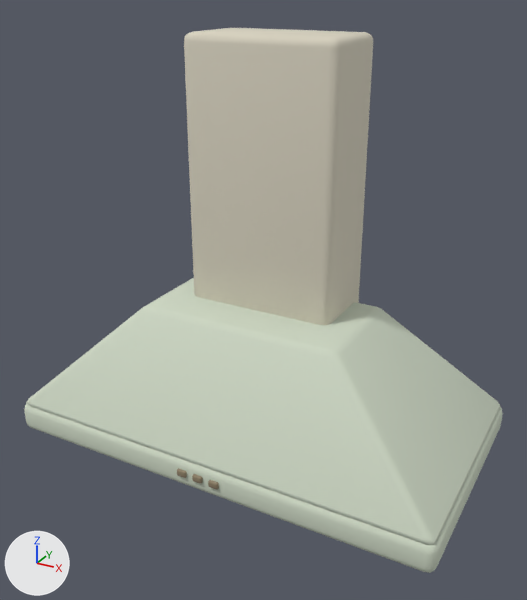
What one commit did to the Blender file assets-source/blender/chimney-hood.blend.
Before and after are seen from a 50 mm lens placed at (0.642, -1.16, 0.885), pointed at (0.02, -0.029, 0.32). Every picture has the same lights, and +X, +Y and +Z are marked at lower left. The first picture is the older version.

Objects in the first picture: 'chimney_flue', 'hood_lower_lip', 'tapered_chimney_canopy' and 3 more.
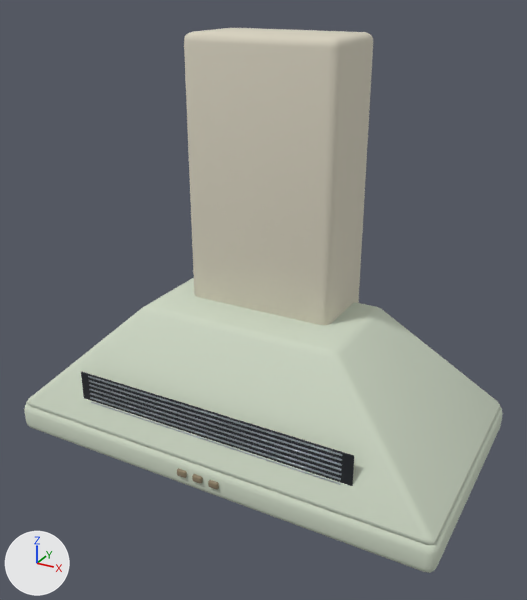
Location of each change, [x1, y1, x2, y2] in pixels of the pictures (527 x 600 px):
'Inset ventilation panel', added: after [81, 371, 354, 486]
'Individual louver.006', added: after [88, 376, 342, 456]
'Individual louver.004', added: after [89, 384, 342, 466]
'Individual louver.005', added: after [89, 380, 342, 461]
'Individual louver.003', added: after [89, 389, 342, 471]
'Individual louver.002', added: after [90, 393, 341, 475]
'Individual louver.001', added: after [90, 397, 341, 480]
'Individual louver', added: after [91, 401, 341, 485]

Edits to the bpy script that builds the scene:
```text
Add mat_brushed_stainless_steel:
    mat_brushed_stainless_steel = principled_material('brushed-stainless-steel')
    mat_brushed_stainless_steel.base_color = (0.43, 0.48, 0.52)  # light grey #afb8bf
    mat_brushed_stainless_steel.metallic = 0.78
    mat_brushed_stainless_steel.roughness = 0.32
Add mat_black_enamel:
    mat_black_enamel = principled_material('black-enamel')
    mat_black_enamel.base_color = (0.015, 0.019, 0.024)  # black #21262b
    mat_black_enamel.roughness = 0.38
Add me_cube_032:
    me_cube_032.from_pydata(...)  # 96 vertices, 98 faces; spans x -0.272..0.272, y -0.218..-0.216, z 0.164..0.166
    me_cube_032.materials.append(mat_brushed_stainless_steel)  # light grey #afb8bf
Add me_cube_031:
    me_cube_031.from_pydata(...)  # 96 vertices, 98 faces; spans x -0.272..0.272, y -0.218..-0.216, z 0.154..0.157
    me_cube_031.materials.append(mat_brushed_stainless_steel)  # light grey #afb8bf
Add me_cube_030:
    me_cube_030.from_pydata(...)  # 96 vertices, 98 faces; spans x -0.272..0.272, y -0.218..-0.216, z 0.145..0.147
    me_cube_030.materials.append(mat_brushed_stainless_steel)  # light grey #afb8bf
Add me_cube_029:
    me_cube_029.from_pydata(...)  # 96 vertices, 98 faces; spans x -0.272..0.272, y -0.218..-0.216, z 0.135..0.137
    me_cube_029.materials.append(mat_brushed_stainless_steel)  # light grey #afb8bf
Add me_cube_028:
    me_cube_028.from_pydata(...)  # 96 vertices, 98 faces; spans x -0.272..0.272, y -0.218..-0.216, z 0.125..0.127
    me_cube_028.materials.append(mat_brushed_stainless_steel)  # light grey #afb8bf
Add me_cube_027:
    me_cube_027.from_pydata(...)  # 96 vertices, 98 faces; spans x -0.272..0.272, y -0.218..-0.216, z 0.115..0.118
    me_cube_027.materials.append(mat_brushed_stainless_steel)  # light grey #afb8bf
Add me_cube_026:
    me_cube_026.from_pydata(...)  # 96 vertices, 98 faces; spans x -0.272..0.272, y -0.218..-0.216, z 0.106..0.108
    me_cube_026.materials.append(mat_brushed_stainless_steel)  # light grey #afb8bf
Add me_cube_025:
    me_cube_025.from_pydata(...)  # 96 vertices, 98 faces; spans x -0.292..0.292, y -0.216..-0.214, z 0.102..0.17
    me_cube_025.materials.append(mat_black_enamel)  # black #21262b
Add ob_individual_louver_006:
    ob_individual_louver_006 = bpy.data.objects.new('Individual louver.006', me_cube_032)
    ob_individual_louver_006.location = (0.0, 0.0, 0.0)
Add ob_individual_louver_005:
    ob_individual_louver_005 = bpy.data.objects.new('Individual louver.005', me_cube_031)
    ob_individual_louver_005.location = (0.0, 0.0, 0.0)
Add ob_individual_louver_004:
    ob_individual_louver_004 = bpy.data.objects.new('Individual louver.004', me_cube_030)
    ob_individual_louver_004.location = (0.0, 0.0, 0.0)
Add ob_individual_louver_003:
    ob_individual_louver_003 = bpy.data.objects.new('Individual louver.003', me_cube_029)
    ob_individual_louver_003.location = (0.0, 0.0, 0.0)
Add ob_individual_louver_002:
    ob_individual_louver_002 = bpy.data.objects.new('Individual louver.002', me_cube_028)
    ob_individual_louver_002.location = (0.0, 0.0, 0.0)
Add ob_individual_louver_001:
    ob_individual_louver_001 = bpy.data.objects.new('Individual louver.001', me_cube_027)
    ob_individual_louver_001.location = (0.0, 0.0, 0.0)
Add ob_individual_louver:
    ob_individual_louver = bpy.data.objects.new('Individual louver', me_cube_026)
    ob_individual_louver.location = (0.0, 0.0, 0.0)
Add ob_inset_ventilation_panel:
    ob_inset_ventilation_panel = bpy.data.objects.new('Inset ventilation panel', me_cube_025)
    ob_inset_ventilation_panel.location = (0.0, 0.0, 0.0)
```
